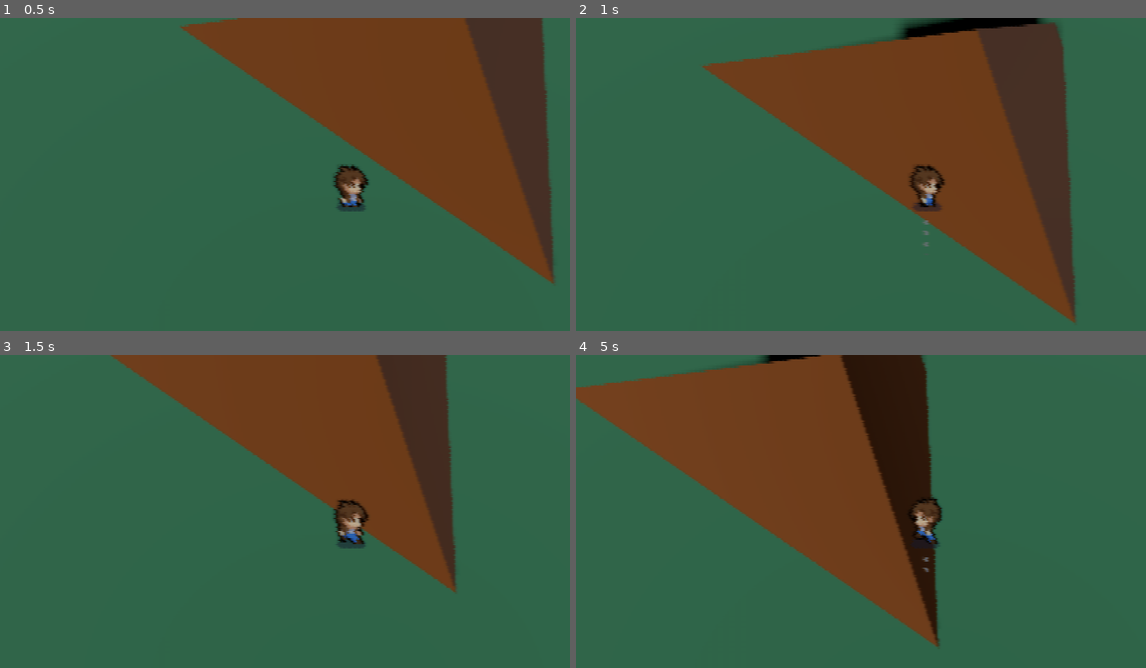
Above: before the commit, frames 1-4 (two rows, left to right).
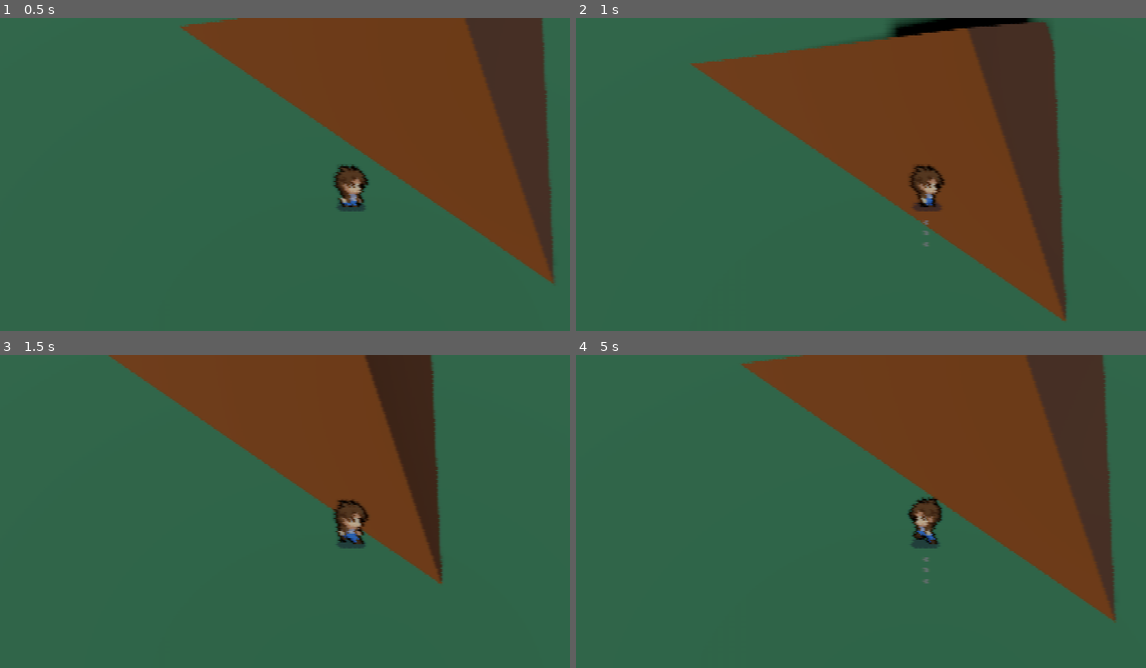
Above: after the commit, the same moments.

Repository: tahsin-s/PIxel-Perfect-3D
Game: Godot game, scene res://Layout.tscn
Same seed, same stepped clock (60 frames per second), same inputs: the game is played once before the commit and once after it.
Inputs:
- Up to frame 1 (0.5 s): no input
- Up to frame 2 (1 s): hold D (move_right) from 0.53 s (still down); tap K (jump) at 0.77 s
- Up to frame 3 (1.5 s): release D (move_right) at 1.28 s; hold S (move_down) from 1.28 s (still down)
- Up to frame 4 (5 s): tap K (jump) at 1.52, 3.02, 3.77, 4.52 s; release S (move_down) at 2.03 s; hold D (move_right) 2.03-2.78 s; hold W (move_up) 2.78-3.53 s; hold A (move_left) from 3.53 s (still down)

Frame 1 is identical in both runs. In frame 2, 4.9% of the frame differs, in the area x 20-88%, y 0-98%; in frame 3, 3.5%; in frame 4, 48%, in the area x 0-95%, y 0-94%.

Commit message:
Stop pixel snapping of player node

Diff:
--- a/char scenes/player_body.gd
+++ b/char scenes/player_body.gd
@@ -46,6 +46,6 @@
 		velocity.x += direction.x * ACCELERATION * delta * SPEED_SCALING.x
 		velocity.z += direction.z * ACCELERATION * delta * SPEED_SCALING.z
 	move_and_slide()
-	position = position.snapped(Globals.snap)
+	# position = position.snapped(Globals.snap)
 
 	_animate()
